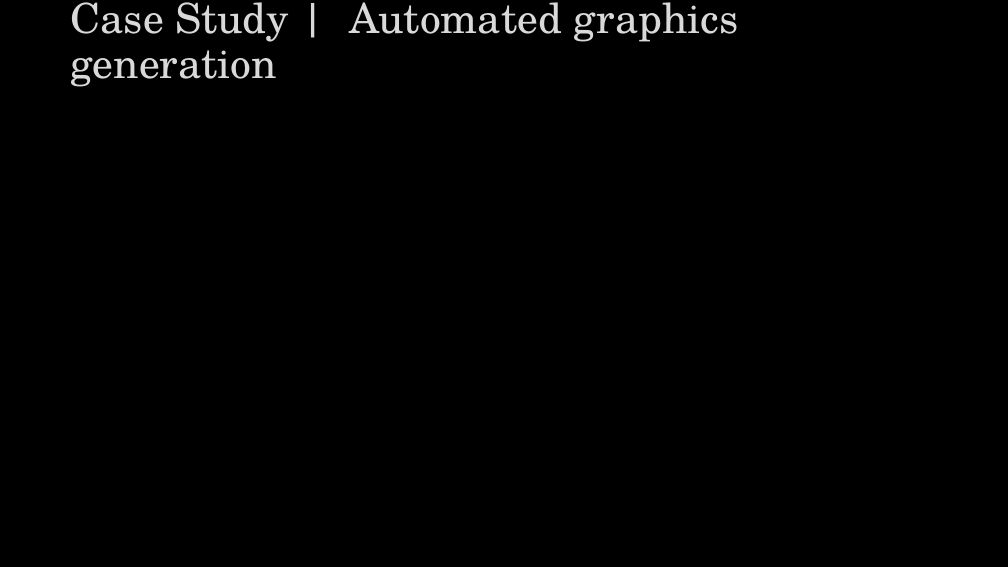
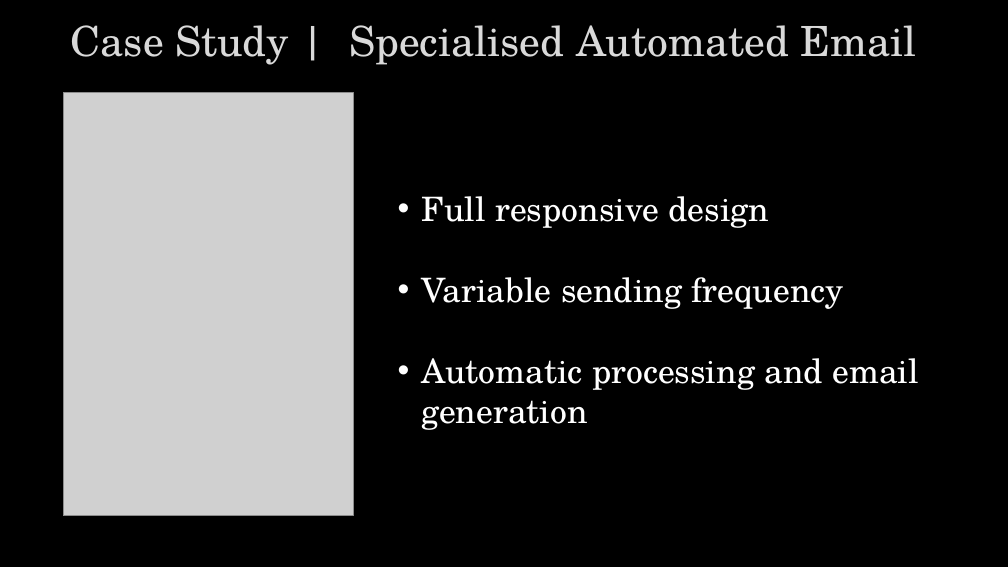
Before and after one commit to Tooblippe/tooblippe.github.io, a slide deck: slide 8 of assets/presentation-elements.pptx. Drawn at 1008x567 pixels with LibreOffice and Linux fonts; fonts in the diff are those of the drawing; grey boxes stand for pictures. Boxes give left, top, right and bottom in pixels: in the first picture for what was removed or moved away, otherwise in the second. Text is boxed around its words. In the diff, an @@ line names an element or a change of style, - is before the commit and + after.

```diff
--- a/assets/presentation-elements.pptx
+++ b/assets/presentation-elements.pptx
@@ title at <box>71,25,917,65</box>: text changed @@
-Case Study | Automated graphics generation
+Case Study | Specialised Automated Email
@@ picture added at <box>64,92,354,516</box> @@
@@ text added at <box>421,196,919,430</box>, 32 pt, text #FFFFFF @@
+• Full responsive design
+• Variable sending frequency
+• Automatic processing and email generation
```
Also in this commit, not shown: 4 other slides changed, 3 slides added, 1 slide removed, 9 other files.
